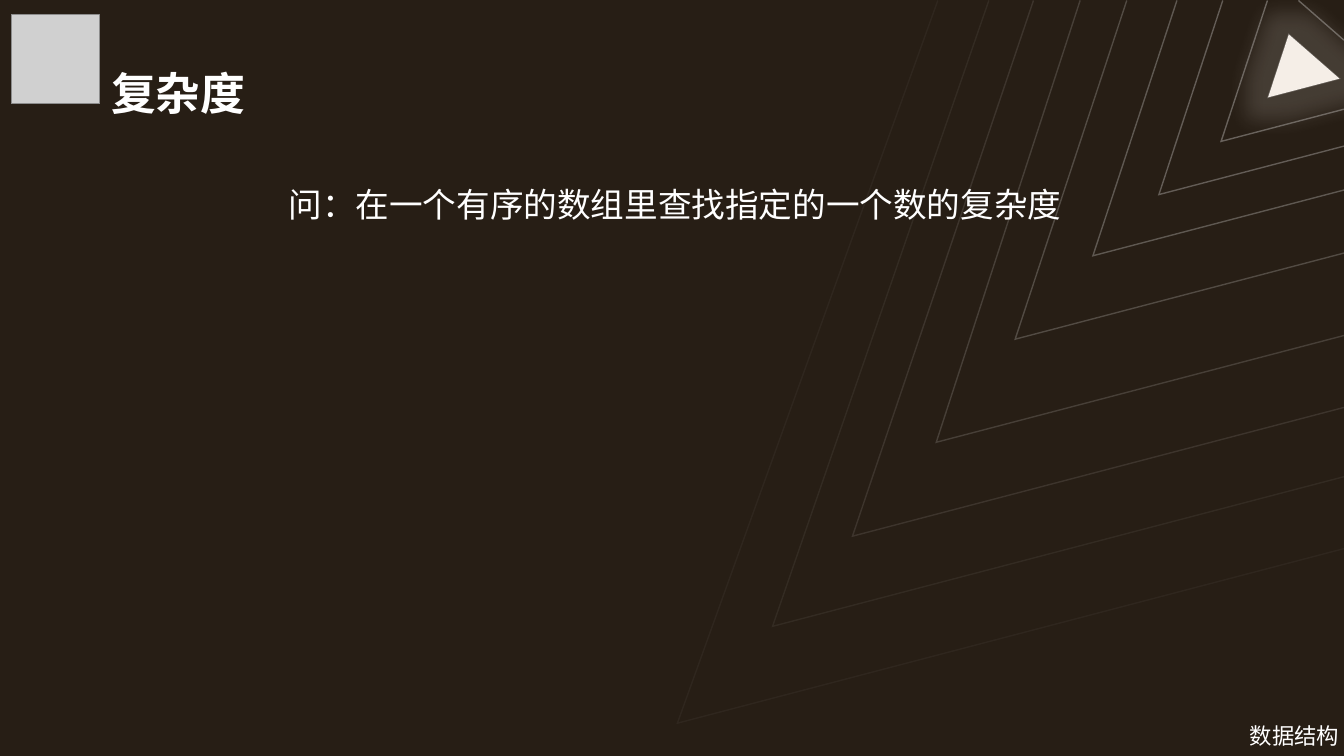
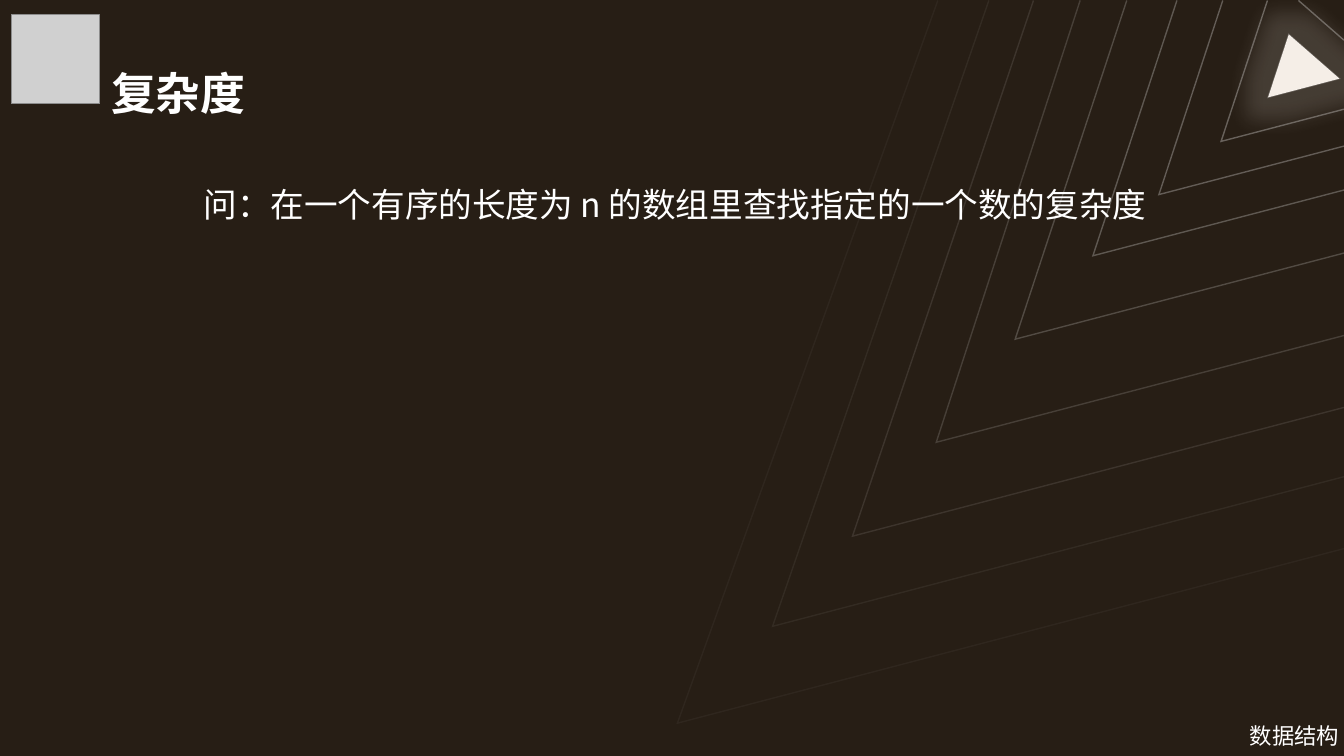
Before and after one commit to Wannerfi/CodingCourse, a slide deck: slide 14 of 4数据结构.pptx. Drawn at 1344x756 pixels with LibreOffice and Linux fonts; fonts in the diff are those of the drawing; grey boxes stand for pictures. Boxes give left, top, right and bottom in pixels: in the first picture for what was removed or moved away, otherwise in the second. Text is boxed around its words. In the diff, an @@ line names an element or a change of style, - is before the commit and + after.

```diff
--- a/4数据结构.pptx
+++ b/4数据结构.pptx
@@ text at [204,183,1147,227]: text changed @@
-问：在一个有序的数组里查找指定的一个数的复杂度
+问：在一个有序的长度为 n 的数组里查找指定的一个数的复杂度
```
Also in this commit, not shown: 1 other slide changed, 1 other file.
